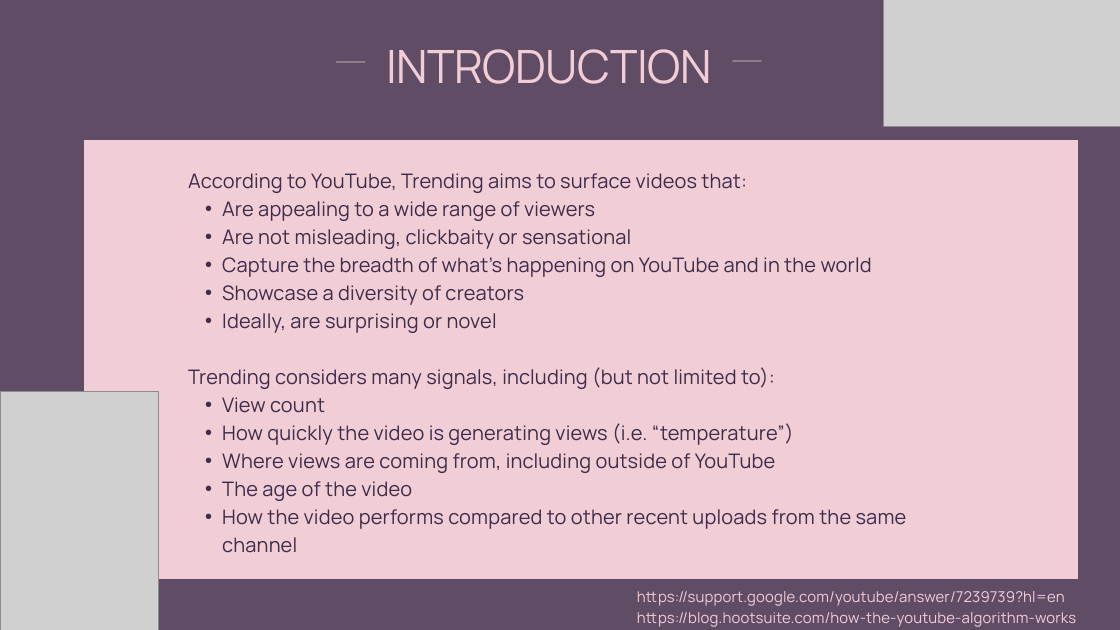
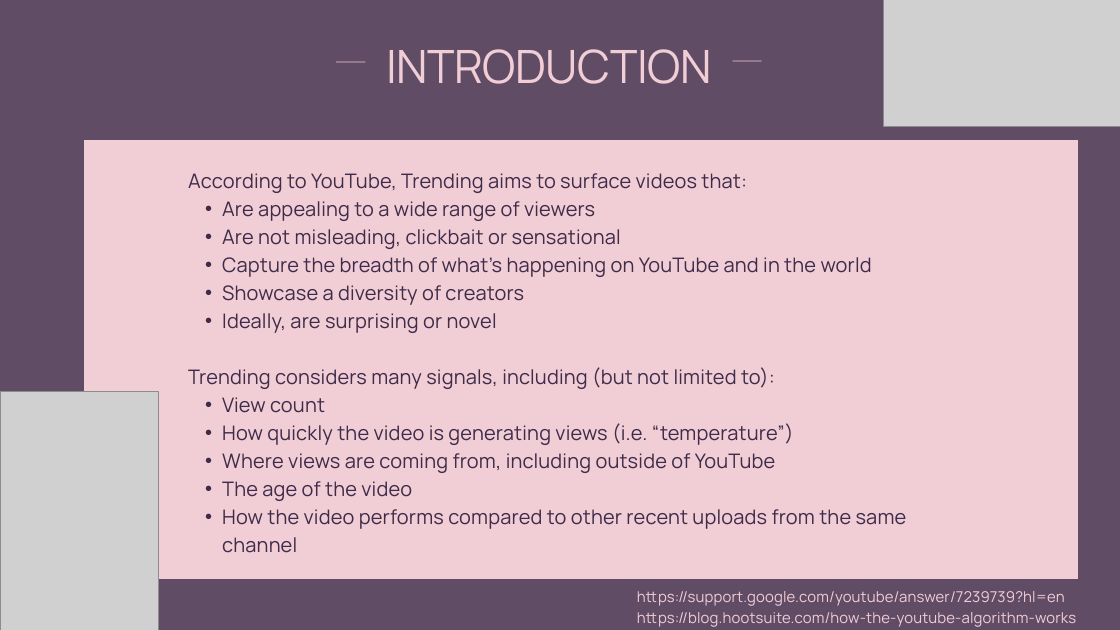
Before and after one commit to charlotte-la/project-1-final, a slide deck: slide 4 of How has the trending algorithm changed on YouTube between September 2020 and September 2022.pptx. Drawn at 1120x630 pixels with LibreOffice and Linux fonts; fonts in the diff are those of the drawing; grey boxes stand for pictures. Boxes give left, top, right and bottom in pixels: in the first picture for what was removed or moved away, otherwise in the second. Text is boxed around its words. In the diff, an @@ line names an element or a change of style, - is before the commit and + after.

```diff
--- a/How has the trending algorithm changed on YouTube between September 2020 and September 2022.pptx
+++ b/How has the trending algorithm changed on YouTube between September 2020 and September 2022.pptx
@@ text at (222, 229, 621, 249): text changed @@
-  • Are not misleading, clickbaity or sensational
+  • Are not misleading, clickbait or sensational
```
Also in this commit, not shown: 2 other slides changed.
